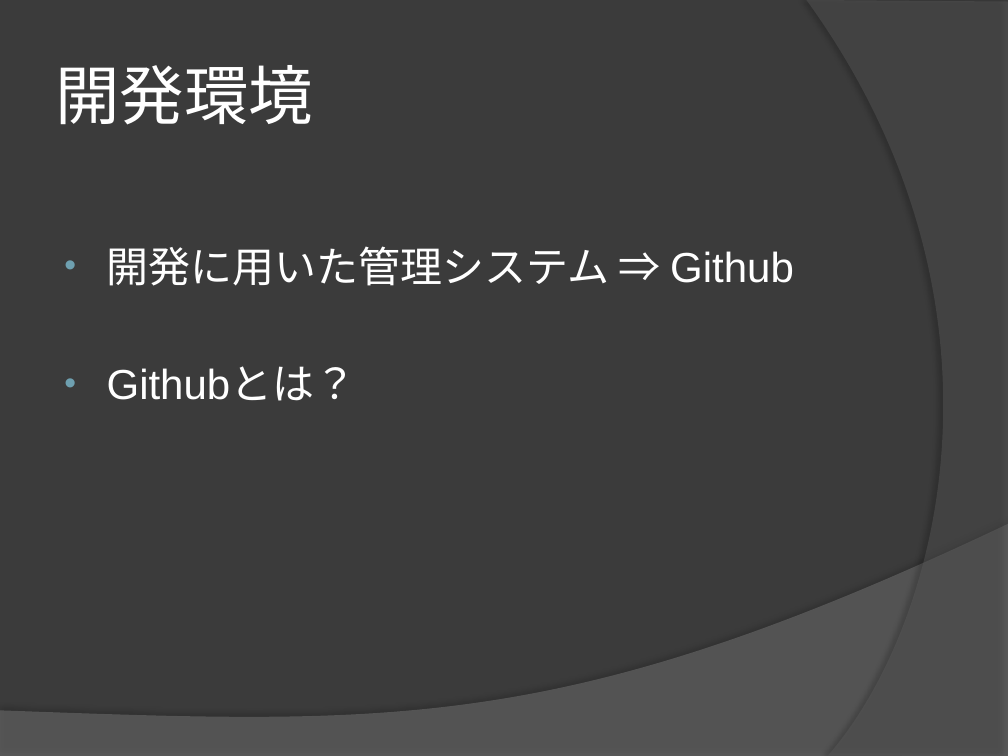
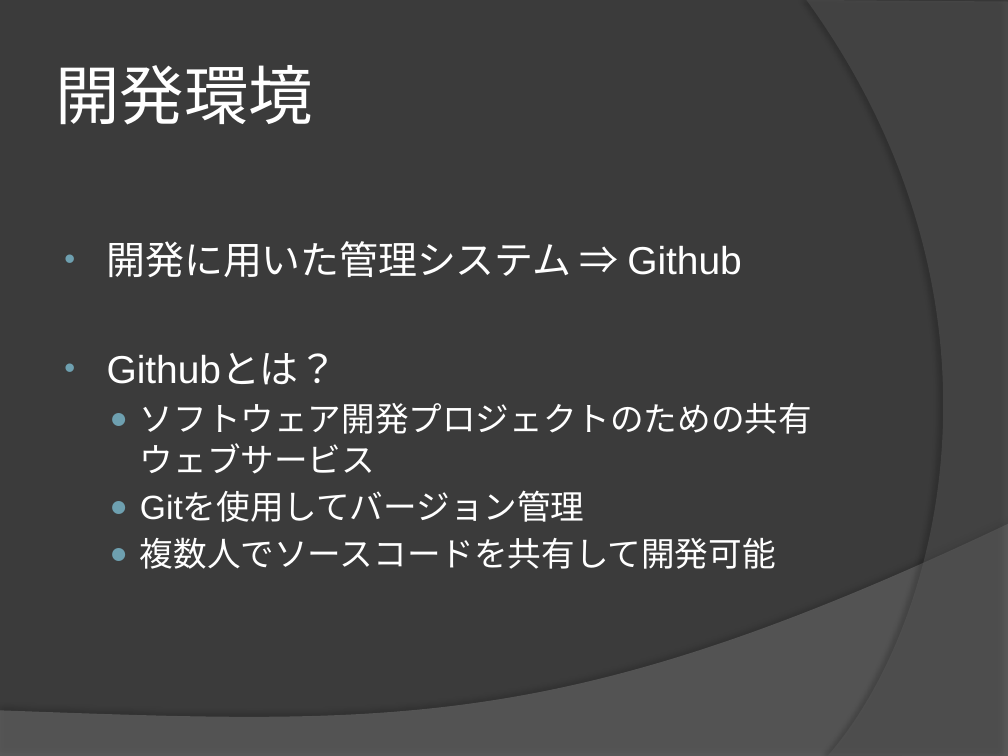
Before and after one commit to ymurota/SoftwareApp, a slide deck: slide 5 of SoftwarePP.pptx. Drawn at 1008x756 pixels with LibreOffice and Linux fonts; fonts in the diff are those of the drawing. Boxes give left, top, right and bottom in pixels: in the first picture for what was removed or moved away, otherwise in the second. Text is boxed around its words. In the diff, an @@ line names an element or a change of style, - is before the commit and + after.

```diff
--- a/SoftwarePP.pptx
+++ b/SoftwarePP.pptx
@@ text at (107,241,741,385): size 30 to 27.8 pt in "開発に用いた管理システム ⇒ Github", "Githubとは？" @@
@@ text at (140,403,812,569): paragraphs added @@
+  ● ソフトウェア開発プロジェクトのための共有ウェブサービス
+  ● Gitを使用してバージョン管理
+  ● 複数人でソースコードを共有して開発可能
```
Also in this commit, not shown: 6 other slides changed, 1 slide added.
